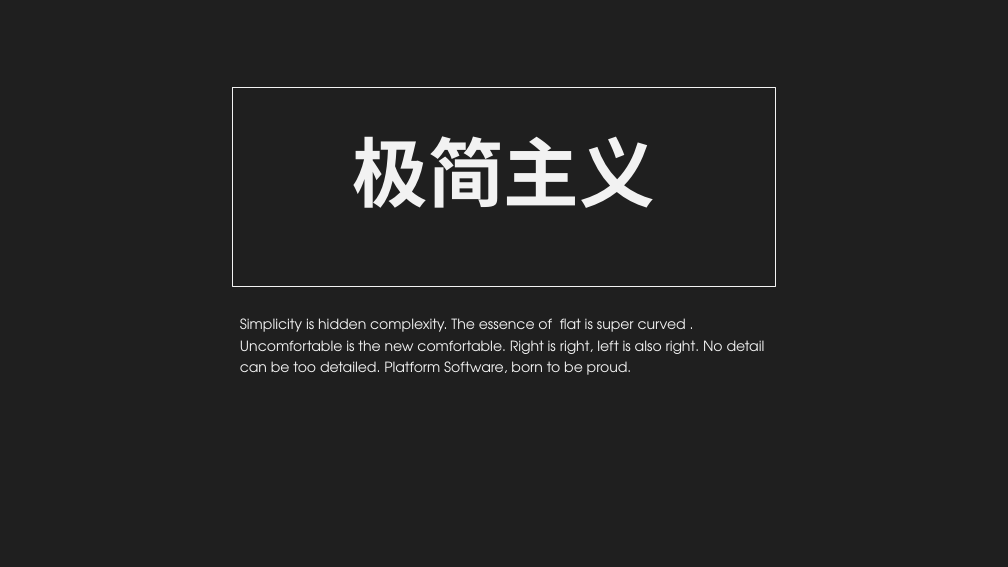
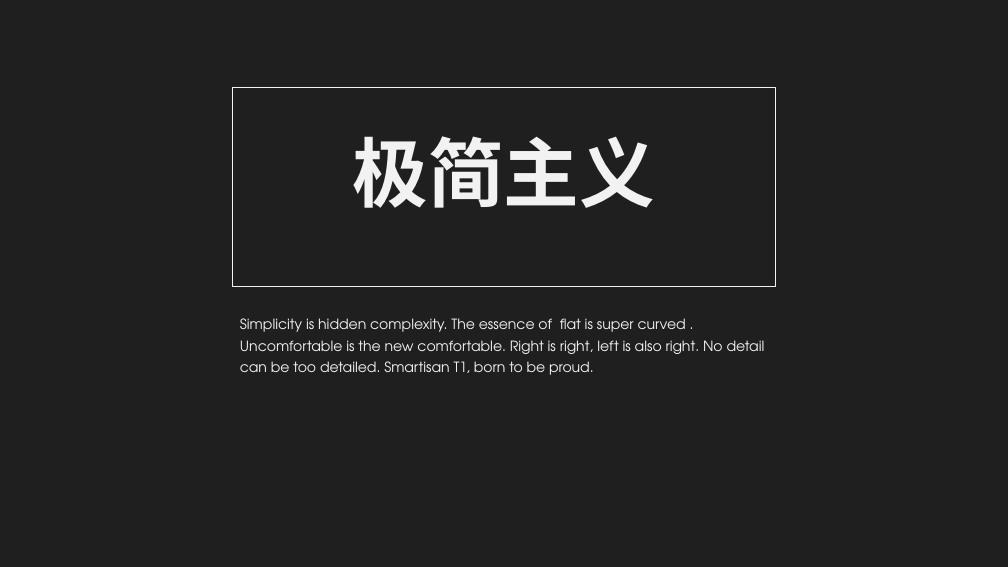
Before and after one commit to SingASongForU/learning-projects, a slide deck: slide 4 of learn-project-concurrent/src/main/resources/从码农到百万年薪.pptx. Drawn at 1008x567 pixels with LibreOffice and Linux fonts; fonts in the diff are those of the drawing. Boxes give left, top, right and bottom in pixels: in the first picture for what was removed or moved away, otherwise in the second. Text is boxed around its words. In the diff, an @@ line names an element or a change of style, - is before the commit and + after.

Commit message:
ppt update

```diff
--- a/learn-project-concurrent/src/main/resources/从码农到百万年薪.pptx
+++ b/learn-project-concurrent/src/main/resources/从码农到百万年薪.pptx
@@ text at [240,318,765,375]: text changed @@
-Simplicity is hidden complexity. The essence of flat is super curved . Uncomfortable is the new comfortable. Right is right, left is also right. No detail can be too detailed. Platform Software, born to be proud.
+Simplicity is hidden complexity. The essence of flat is super curved . Uncomfortable is the new comfortable. Right is right, left is also right. No detail can be too detailed. Smartisan T1, born to be proud.
```
Also in this commit, not shown: 3 other slides changed, 2 slides added, 1 slide removed.
